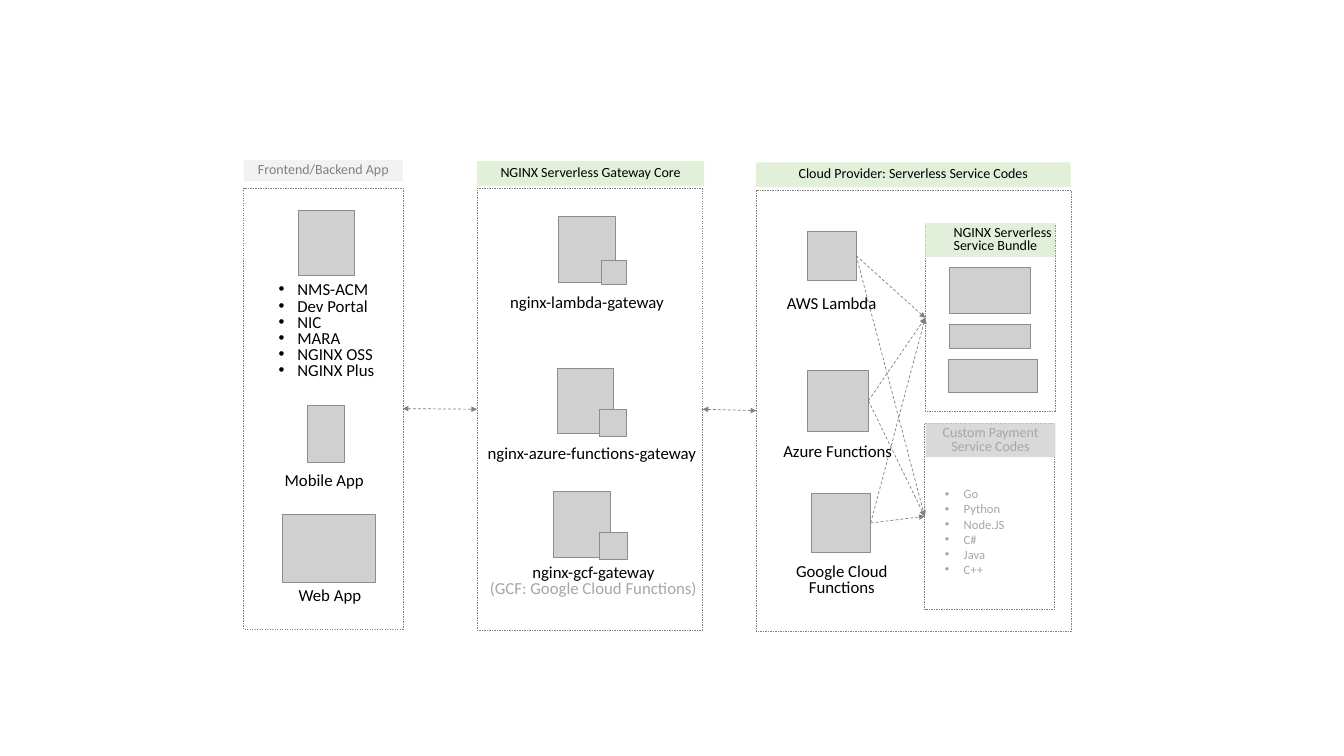
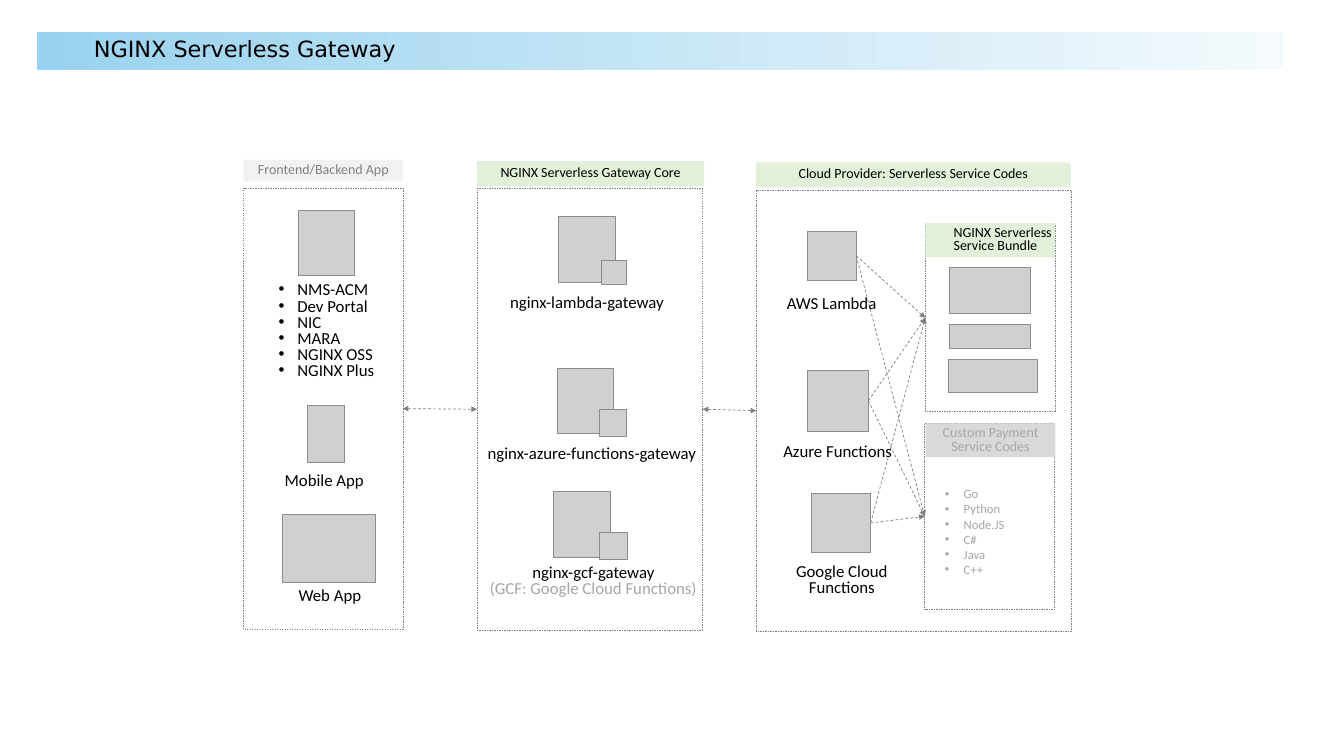
Before and after one commit to nginx-serverless/nginx-serverless-examples, a slide deck: slide 3 of docs/nginx-serverless-examples.pptx. Drawn at 1344x756 pixels with LibreOffice and Linux fonts; fonts in the diff are those of the drawing; grey boxes stand for pictures; background and template pictures are left out. Boxes give left, top, right and bottom in pixels: in the first picture for what was removed or moved away, otherwise in the second. Text is boxed around its words. In the diff, an @@ line names an element or a change of style, - is before the commit and + after.

Commit message:
feat: NGINX Serverless AI Example: Image Recognition Service (Web Crawler & Image Analysis)

```diff
--- a/docs/nginx-serverless-examples.pptx
+++ b/docs/nginx-serverless-examples.pptx
@@ rounded rectangle added at bbox=[37, 32, 1284, 70], fill gradient #99D2EF to #F7FBFD @@
@@ text added at bbox=[94, 40, 396, 62], 16 pt, text #000000 @@
+NGINX Serverless Gateway
```
Also in this commit, not shown: 2 other slides changed, 1 slide added, 2 other files.
